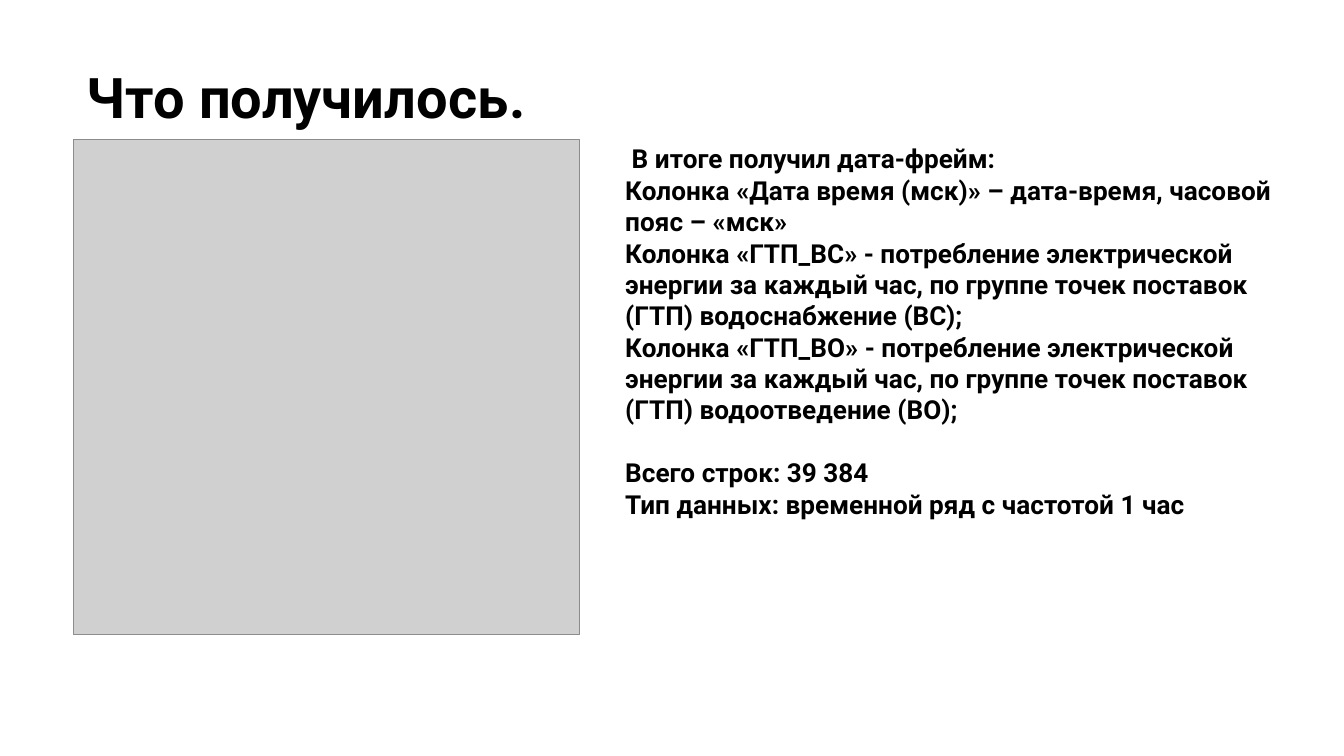
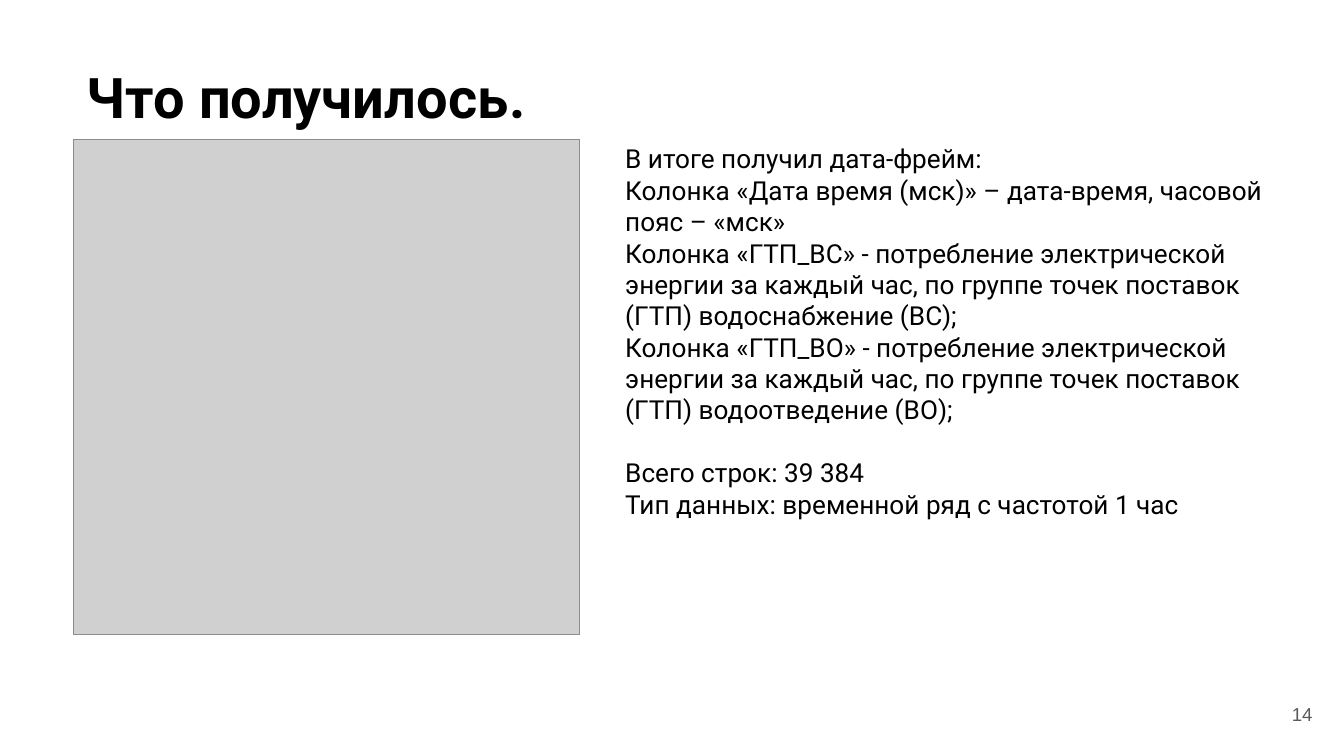
Before and after one commit to smddyakonov/otus_ds_dyakonov, a slide deck: slide 14 of hw-19/Презентация.pptx (slide 10 before the commit). Drawn at 1344x756 pixels with LibreOffice and Linux fonts; fonts in the diff are those of the drawing; grey boxes stand for pictures; background and template pictures are left out. Boxes give left, top, right and bottom in pixels: in the first picture for what was removed or moved away, otherwise in the second. Text is boxed around its words. In the diff, an @@ line names an element or a change of style, - is before the commit and + after.

```diff
--- a/hw-19/Презентация.pptx
+++ b/hw-19/Презентация.pptx
@@ text "В итоге получил дата-фрейм:" at box(625, 148, 1262, 520): bold off @@
@@ page number added at box(1292, 708, 1313, 721), 10 pt, text #595959 @@
+14
```
Also in this commit, not shown: 16 other slides changed, 7 slides added, 2 other files.
